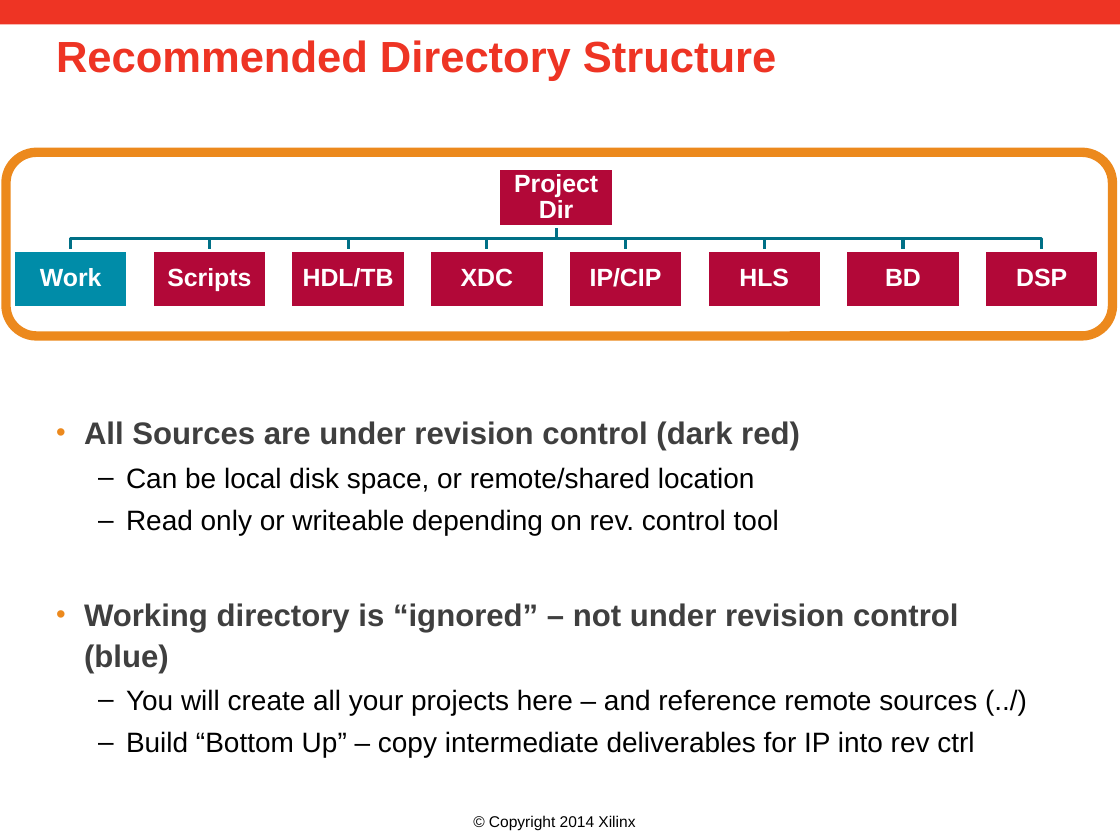
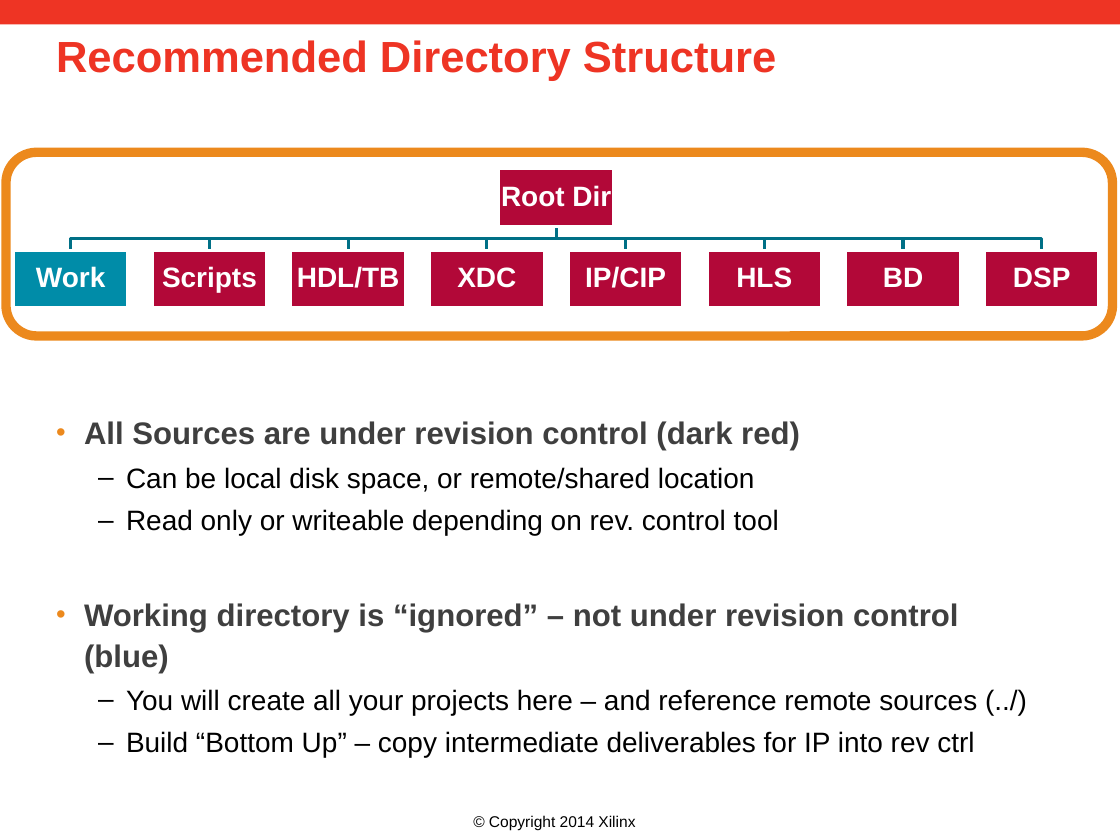
Before and after one commit to Xilinx/revCtrl, a slide deck: slide 18 of doc/versionControl.pptx (slide 6 before the commit). Drawn at 1120x840 pixels with LibreOffice and Linux fonts; fonts in the diff are those of the drawing; background and template pictures are left out. Boxes give left, top, right and bottom in pixels: in the first picture for what was removed or moved away, otherwise in the second. Text is boxed around its words. In the diff, an @@ line names an element or a change of style, - is before the commit and + after.

```diff
--- a/doc/versionControl.pptx
+++ b/doc/versionControl.pptx
@@ text at (x1=501, y1=185, x2=611, y2=207): text changed; size 16 to 18 pt @@
-Project Dir
+Root Dir
@@ size 16 to 18 pt in 8 elements at (x1=36, y1=266, x2=105, y2=288), (x1=162, y1=266, x2=257, y2=293), (x1=297, y1=266, x2=400, y2=288), (x1=457, y1=267, x2=516, y2=288), (x1=585, y1=266, x2=666, y2=288), (x1=736, y1=267, x2=792, y2=288), (x1=883, y1=267, x2=923, y2=287), (x1=1013, y1=267, x2=1071, y2=288) @@
```
Also in this commit, not shown: 1 other slide changed, 6 slides added, 1 other file.
